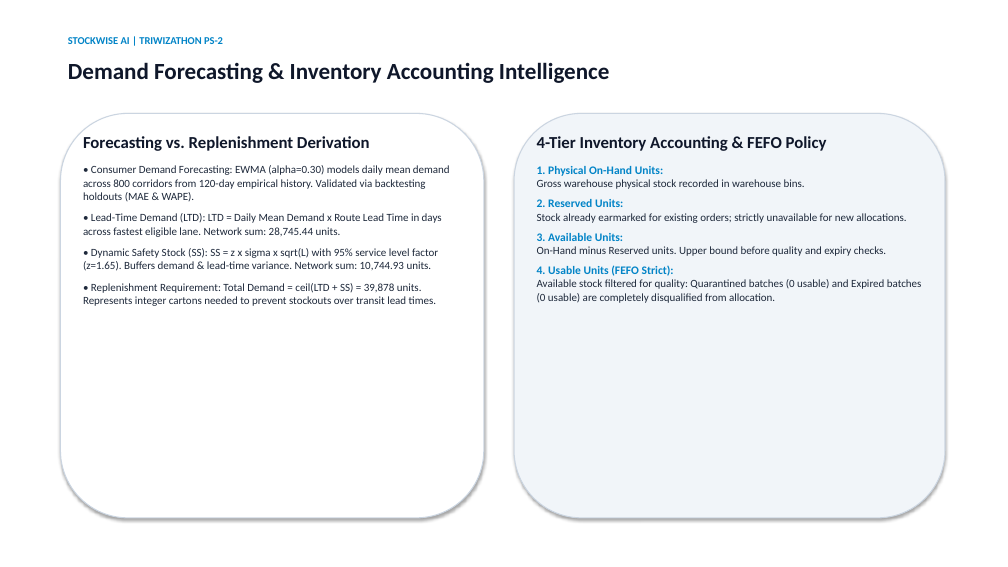
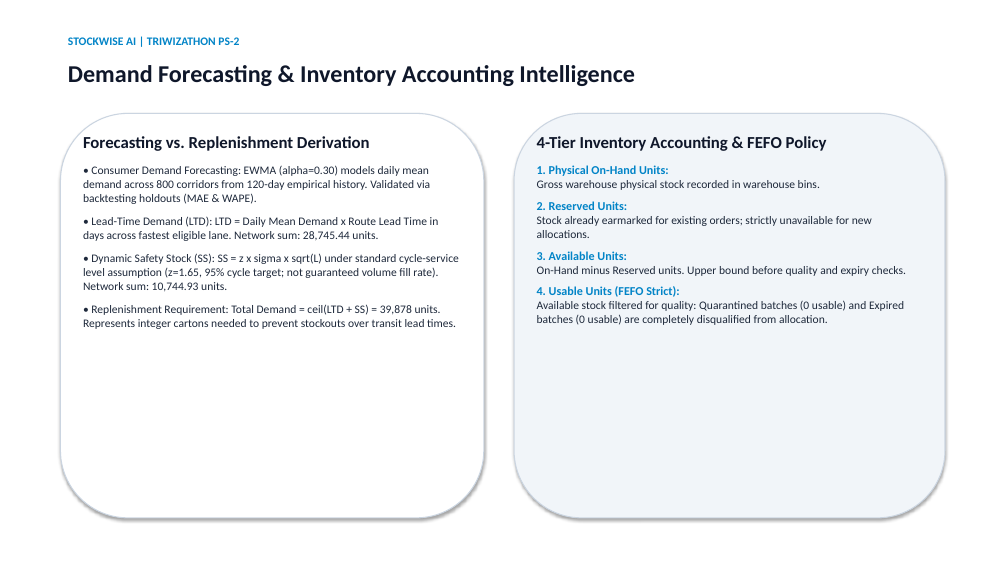
Before and after one commit to LSTAKI/ruk-pr, a slide deck: slide 5 of docs/StockWise_AI_Hackathon_Presentation.pptx. Drawn at 1008x567 pixels with LibreOffice and Linux fonts; fonts in the diff are those of the drawing. Boxes give left, top, right and bottom in pixels: in the first picture for what was removed or moved away, otherwise in the second. Text is boxed around its words. In the diff, an @@ line names an element or a change of style, - is before the commit and + after.

```diff
--- a/docs/StockWise_AI_Hackathon_Presentation.pptx
+++ b/docs/StockWise_AI_Hackathon_Presentation.pptx
@@ text "STOCKWISE AI | TRIWIZATHON PS-2" at <box>68,37,239,45</box>: size 10 to 11 pt @@
@@ text "Demand Forecasting & Inventory Accounting ..." at <box>68,65,635,86</box>: size 22 to 23 pt @@
@@ text at <box>83,165,456,329</box>: size 10.5 to 11 pt in "• Consumer Demand Forecasting: EWMA (alpha=0.30) models ...", "• Lead-Time Demand (LTD): LTD = Daily ...", "• Replenishment Requirement: Total Demand = ceil(LTD ..."; more space between paragraphs @@
@@ text at <box>537,165,906,325</box>: size 11 to 11.5 pt in "1. Physical On-Hand Units:", "2. Reserved Units:", "3. Available Units:", "4. Usable Units (FEFO Strict):"; size 10.5 to 11 pt in "Gross warehouse physical stock recorded in warehouse ...", "Stock already earmarked for existing orders; strictly ...", "On-Hand minus Reserved units. Upper bound before ...", "Available stock filtered for quality: Quarantined batches ..."; more space between paragraphs @@
@@ text at <box>83,253,459,292</box>: text changed; size 10.5 to 11 pt @@
-• Dynamic Safety Stock (SS): SS = z x sigma x sqrt(L) with 95% service level factor (z=1.65). Buffers demand & lead-time variance. Network sum: 10,744.93 units.
+• Dynamic Safety Stock (SS): SS = z x sigma x sqrt(L) under standard cycle-service level assumption (z=1.65, 95% cycle target; not guaranteed volume fill rate). Network sum: 10,744.93 units.
```
Also in this commit, not shown: 9 other slides changed, 4 other files.
